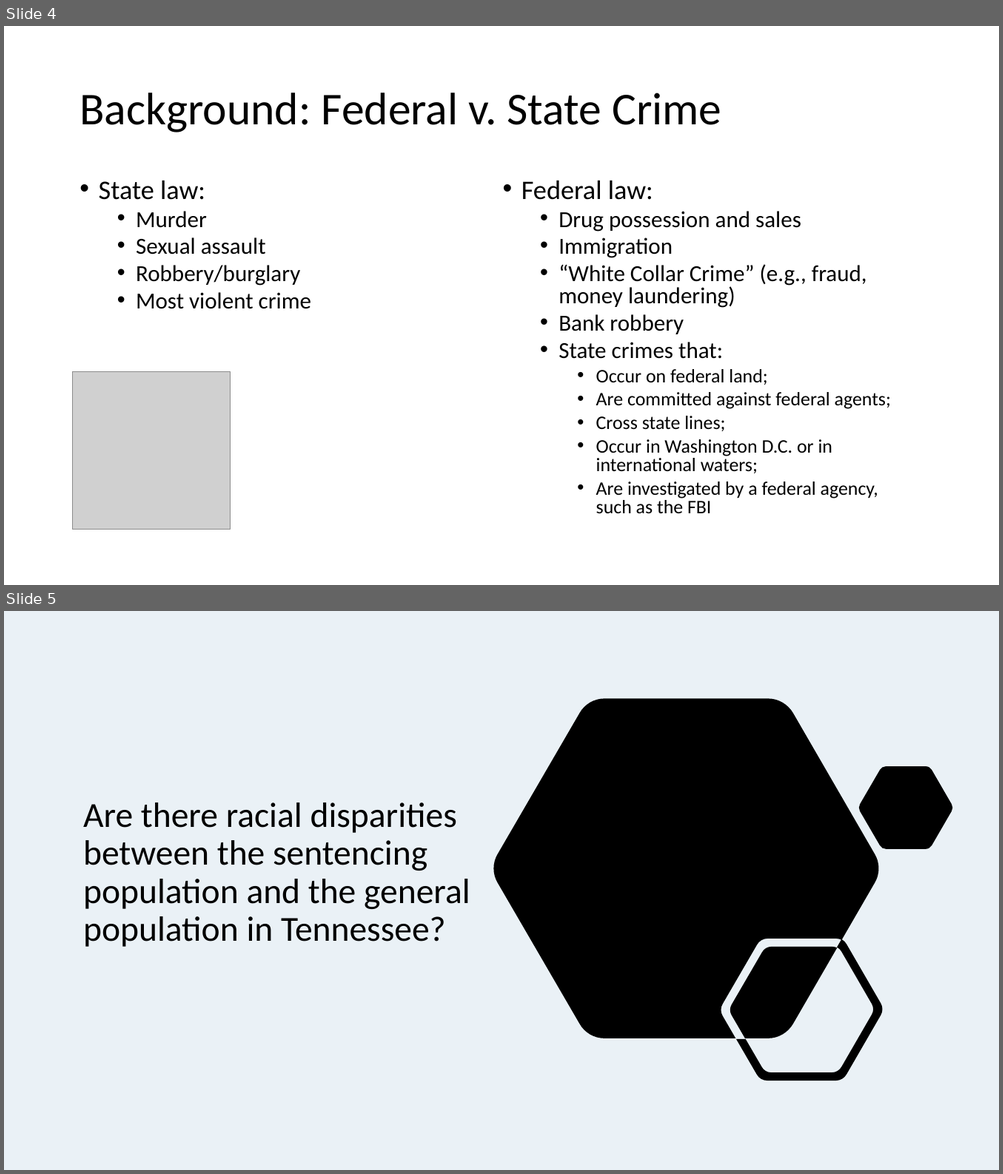
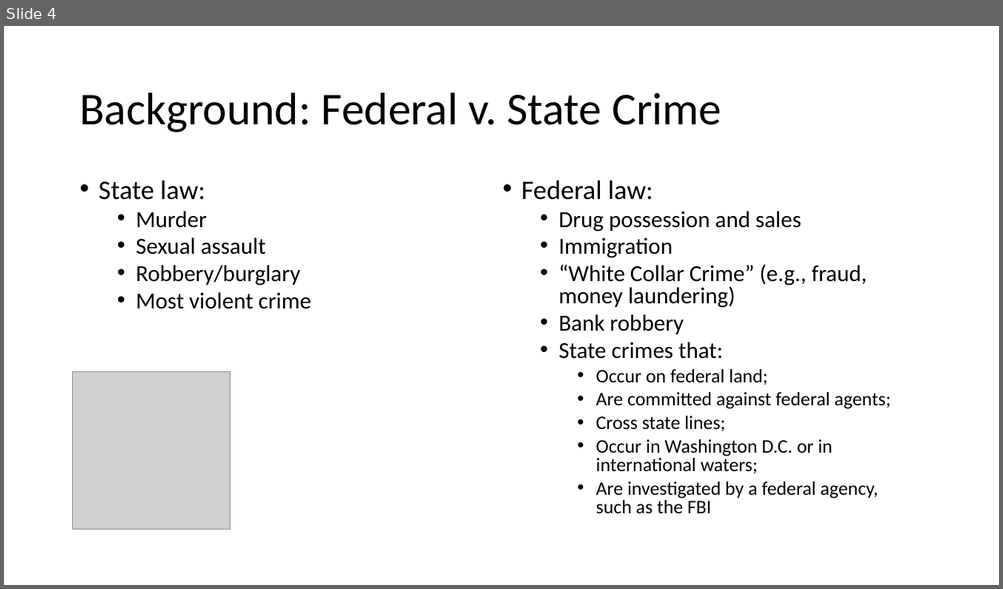
Before and after one commit to jenwhitson/sentencing_project, a slide deck: Presentation.pptx. Shown one above the other, each under a label of ours: slides 4 and 5 before the commit, slide 4 after it. The pictures are 1003x1174 and 1003x589 pixels, drawn with LibreOffice and Linux fonts; fonts in the diff are those of the drawing; grey boxes stand for pictures. Boxes give left, top, right and bottom in pixels: in the first picture for what was removed or moved away, otherwise in the second. Text is boxed around its words. In the diff, an @@ line names an element or a change of style, - is before the commit and + after.

Commit message:
updated titles for presentation

```diff
--- a/Presentation.pptx
+++ b/Presentation.pptx
@@ slide 5 removed at box(4, 611, 999, 1170), background #EAF1F6 @@
@@ freeform shape removed at box(493, 698, 952, 1081) @@
@@ title removed at box(83, 803, 470, 947) @@
-Are there racial disparities between the sentencing population and the general population in Tennessee?
```
Also in this commit, not shown: 7 slides changed, 3 slides added, 1 other slide removed.
